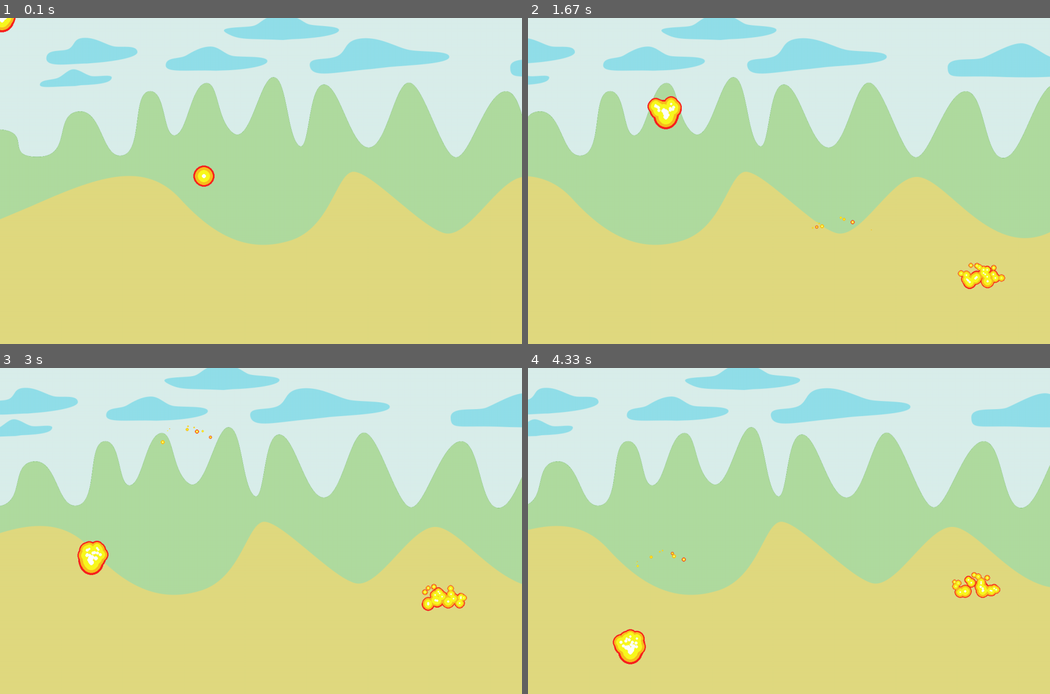
Above: before the commit, frames 1-4 (two rows, left to right).
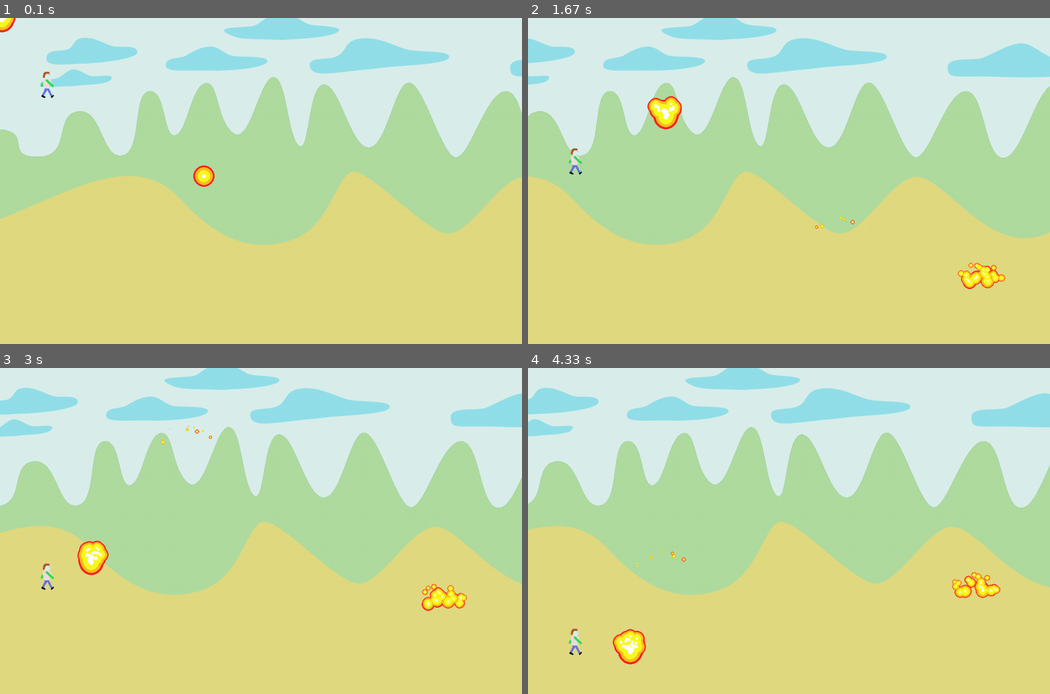
Above: after the commit, the same moments.

Repository: h4sski-programming/pygame_playground
Game: pygame game, started from main.py
The game is run twice, just before and just after one commit, with the same random seed, the same clock (stepped at 60 frames per second) and the same inputs.
Inputs (mouse positions are in pixels of both pictures, inside the frame that each line leads up to):
- Up to frame 1 (0.1 s): no input
- Up to frame 2 (1.67 s): click (789, 181) at 0.38 s; click (841, 252) at 0.72 s; click (982, 295) at 1.05 s; click (663, 115) at 1.38 s
- Up to frame 3 (3 s): click (261, 570) at 1.72 s; click (187, 462) at 2.05 s; click (443, 615) at 2.38 s; click (88, 563) at 2.72 s
- Up to frame 4 (4.33 s): click (637, 469) at 3.05 s; click (663, 586) at 3.38 s; click (976, 605) at 3.72 s; click (632, 651) at 4.05 s

The runs differ from the first frame. In frame 1, 0.1% of the frame differs, in the area x 7-11%, y 16-25%; in frame 2, 0.1%; in frame 3, 0.1%, in the area x 7-11%, y 59-69%; in frame 4, 0.1%.

Commit message:
start implementing physic via dependency injection

Diff:
--- /dev/null
+++ b/draw_sprite.py
@@ -0,0 +1,4 @@
+import pygame
+
+def draw_sprite(sprite:pygame.sprite.Sprite, surface:pygame.Surface) -> None:
+    surface.blit(sprite.img, sprite.pos)
--- a/main.py
+++ b/main.py
@@ -5,6 +5,9 @@
 from flame import Flame
 from tile import Tile, TileMap
 from background import BackgroundLayer
+from player import Player
+
+from draw_sprite import draw_sprite
 
 
 class Game():
@@ -18,6 +21,7 @@
         self.background_layer = BackgroundLayer()
         self.tile_map = TileMap()
         self.flame = Flame()
+        self.player = Player([100, 120])
 
         ## Run the game after setting up all stuff
         self.run()
@@ -33,6 +37,8 @@
         self.background_layer.update(pygame.mouse.get_pos()[0])
         self.tile_map.update()
 
+        self.player.update()
+
         self.flame.update()
         self.flame.pos = list(pygame.mouse.get_pos())
 
@@ -42,7 +48,11 @@
         ### draw tile_map
         self.tile_map.draw(self.window)
         self.background_layer.draw(self.window)
+
+        draw_sprite(self.player, self.window)
+
         self.flame.draw(self.window)
+
 
         pygame.display.flip()
 
--- /dev/null
+++ b/physic_mechanic.py
@@ -0,0 +1,14 @@
+import pygame
+import math
+
+from settings import *
+
+
+def fall(sprite:pygame.sprite.Sprite) -> None:
+    if sprite.pos[1] < RESOLUTION[1] - sprite.mask.get_size()[1]:
+        sprite.pos[1] += FPS/30
+
+
+
+# def get_sprite_height(sprite:pygame.sprite.Sprite) -> int:
+#     return sprite.rect.get_height()
--- /dev/null
+++ b/player.py
@@ -0,0 +1,17 @@
+import pygame
+import os
+
+from physic_mechanic import fall
+
+
+class Player(pygame.sprite.Sprite):
+    def __init__(self, pos:list[float]) -> None:
+        self.pos = pos
+        self.velocity_max = 5
+
+        self.img = pygame.image.load(os.path.join('img', 'player_a_01.png')).convert_alpha()
+        self.mask = pygame.mask.from_surface(self.img)
+        self.rect = self.img.get_rect()
+
+    def update(self) -> None:
+        fall(self)
Binary file added: img/player_a_01.png
Not shown, added: img/player_a_01.xcf
